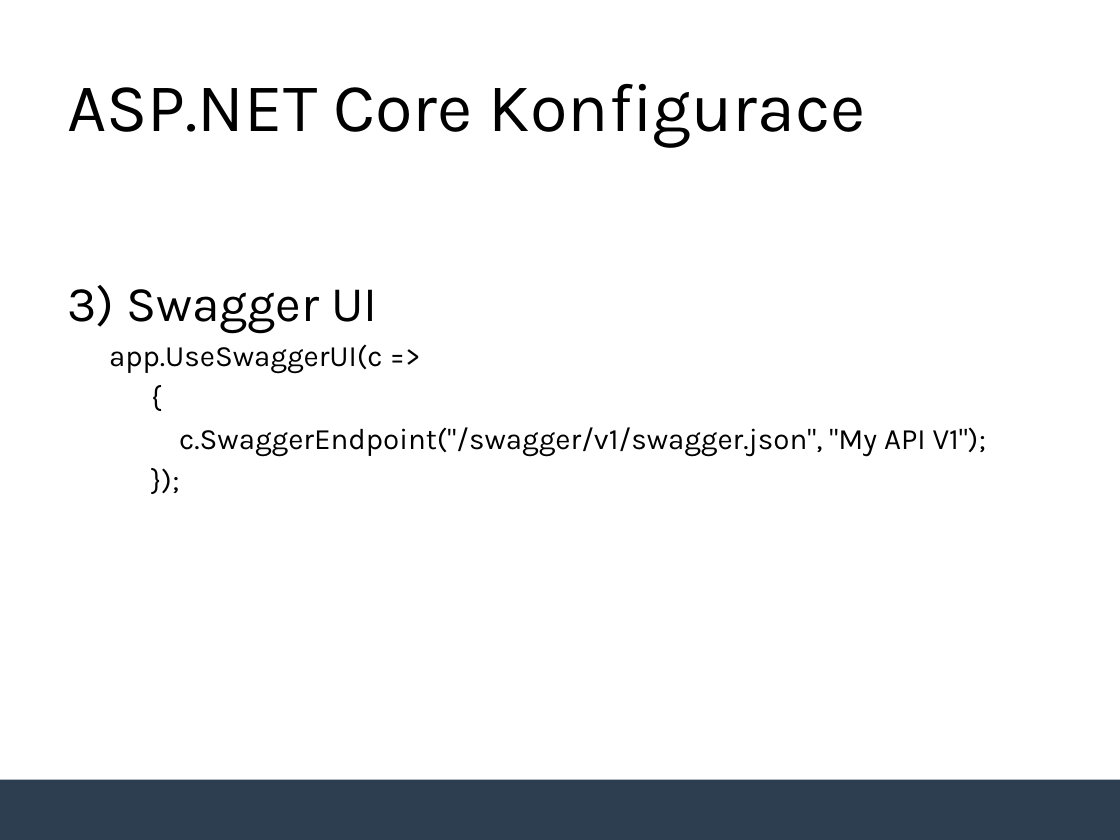
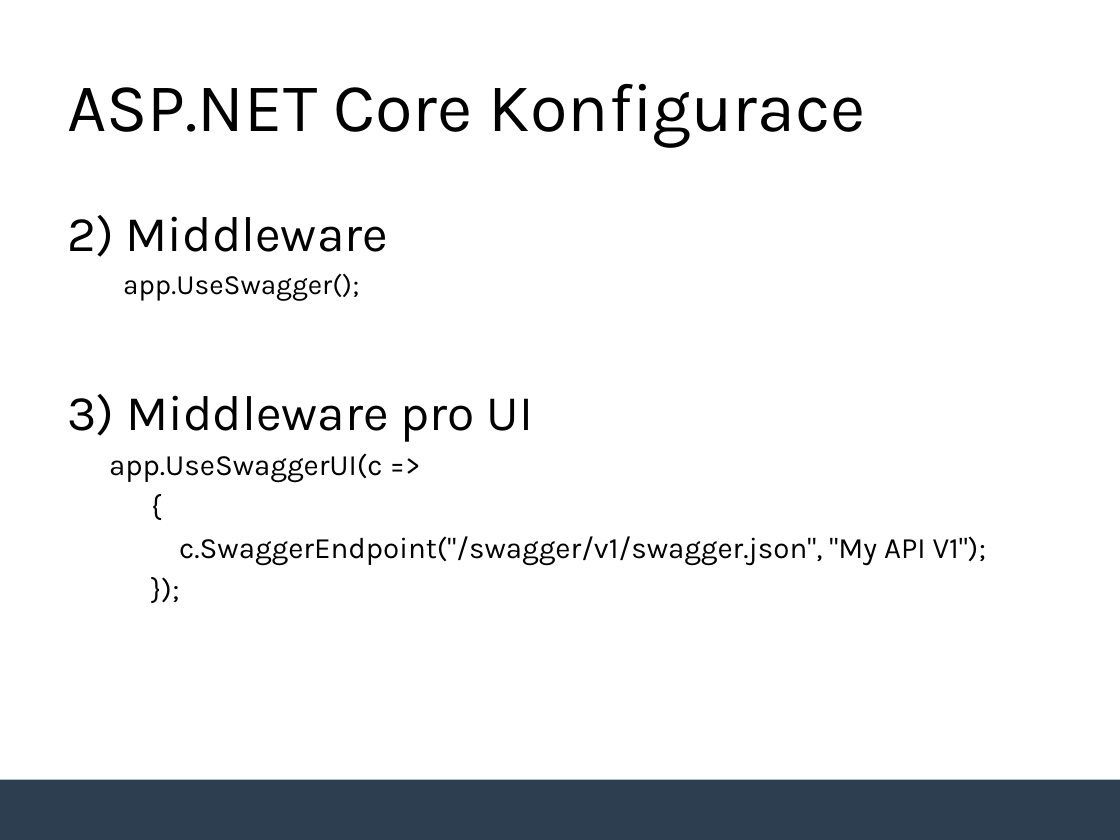
Before and after one commit to tomasjurasek/presentations, a slide deck: slide 9 of Swagger/Swagger.pptx (slide 5 before the commit). Drawn at 1120x840 pixels with LibreOffice and Linux fonts; fonts in the diff are those of the drawing; background and template pictures are left out. Boxes give left, top, right and bottom in pixels: in the first picture for what was removed or moved away, otherwise in the second. Text is boxed around its words. In the diff, an @@ line names an element or a change of style, - is before the commit and + after.

```diff
--- a/Swagger/Swagger.pptx
+++ b/Swagger/Swagger.pptx
@@ text at [67,215,533,442]: text changed @@
-3) Swagger UI
+2) Middleware
+  app.UseSwagger();
+3) Middleware pro UI
```
Also in this commit, not shown: 5 other slides changed, 7 slides added, 1 slide removed, 10 other files.
